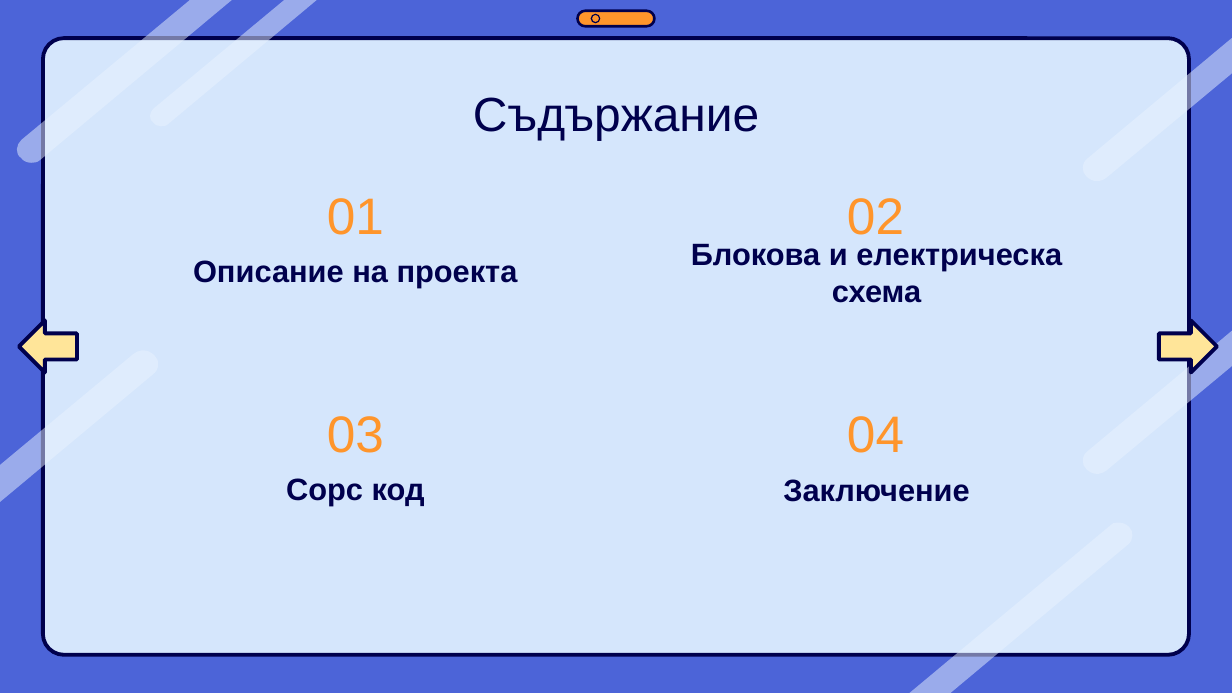
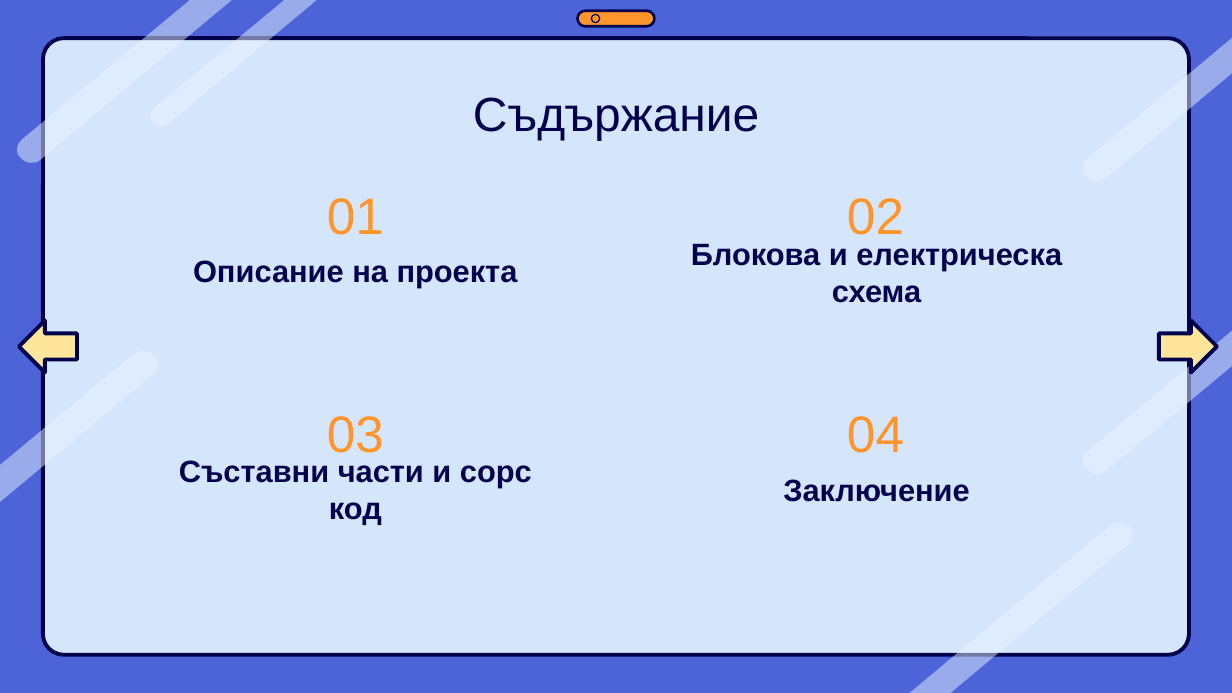
Before and after one commit to Hira-eth/TemperatureMonitor, a slide deck: slide 2 of Temperature Monitor PowerPoint.pptx. Drawn at 1232x693 pixels with LibreOffice and Linux fonts; fonts in the diff are those of the drawing. Boxes give left, top, right and bottom in pixels: in the first picture for what was removed or moved away, otherwise in the second. Text is boxed around its words. In the diff, an @@ line names an element or a change of style, - is before the commit and + after.

```diff
--- a/Temperature Monitor PowerPoint.pptx
+++ b/Temperature Monitor PowerPoint.pptx
@@ subtitle at bbox=[179, 460, 532, 524]: text changed @@
-Сорс код
+Съставни части и сорс код
```
Also in this commit, not shown: 2 other slides changed, 1 slide added.
